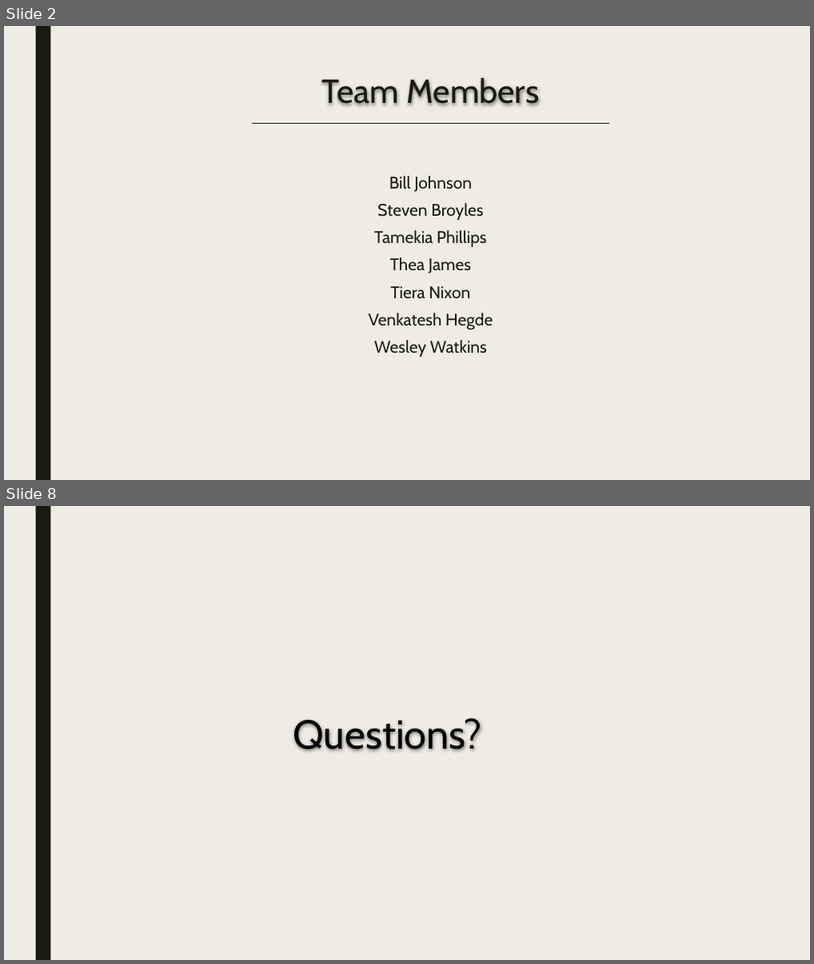
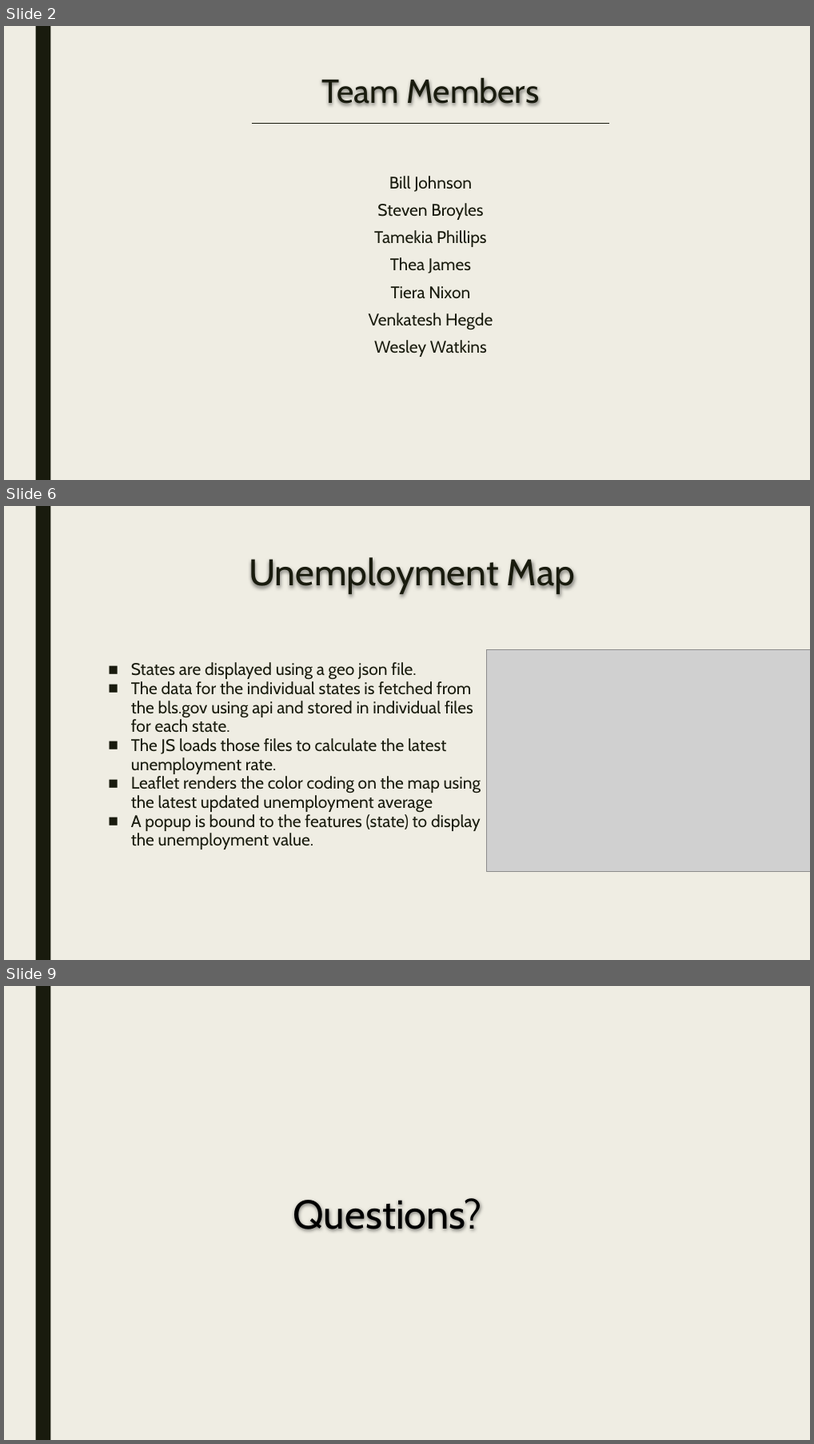
Before and after one commit to tnnixon/project3, a slide deck: Slides_Project3_Group7.pptx. Shown one above the other, each under a label of ours: slides 2 and 8 before the commit, slides 2, 6 and 9 after it; the slides between them are not shown. The pictures are 814x964 and 814x1444 pixels, drawn with LibreOffice and Linux fonts; fonts in the diff are those of the drawing; grey boxes stand for pictures. Boxes give left, top, right and bottom in pixels: in the first picture for what was removed or moved away, otherwise in the second. Text is boxed around its words. In the diff, an @@ line names an element or a change of style, - is before the commit and + after.

```diff
--- a/Slides_Project3_Group7.pptx
+++ b/Slides_Project3_Group7.pptx
@@ slide 6 added at (x1=4, y1=506, x2=810, y2=960), background #EFEDE3; not listed: 1 template element that a slide beside it also shows @@
@@ title added at (x1=249, y1=557, x2=575, y2=594), 44 pt, text #191B0E @@
+Unemployment Map
@@ text added at (x1=131, y1=662, x2=481, y2=849), 20 pt, text #191B0E @@
+■ States are displayed using a geo json file.
+■ The data for the individual states is fetched from the bls.gov using api and stored in individual files for each state.
+■ The JS loads those files to calculate the latest unemployment rate.
+■ Leaflet renders the color coding on the map using the latest updated unemployment average
+■ A popup is bound to the features (state) to display the unemployment value.
@@ picture added at (x1=486, y1=650, x2=810, y2=872) @@
@@ what was slide 8 is now slide 9 @@
```
Also in this commit, not shown: 4 slides changed, 1 other slide added, 1 slide removed, 1 other file.
